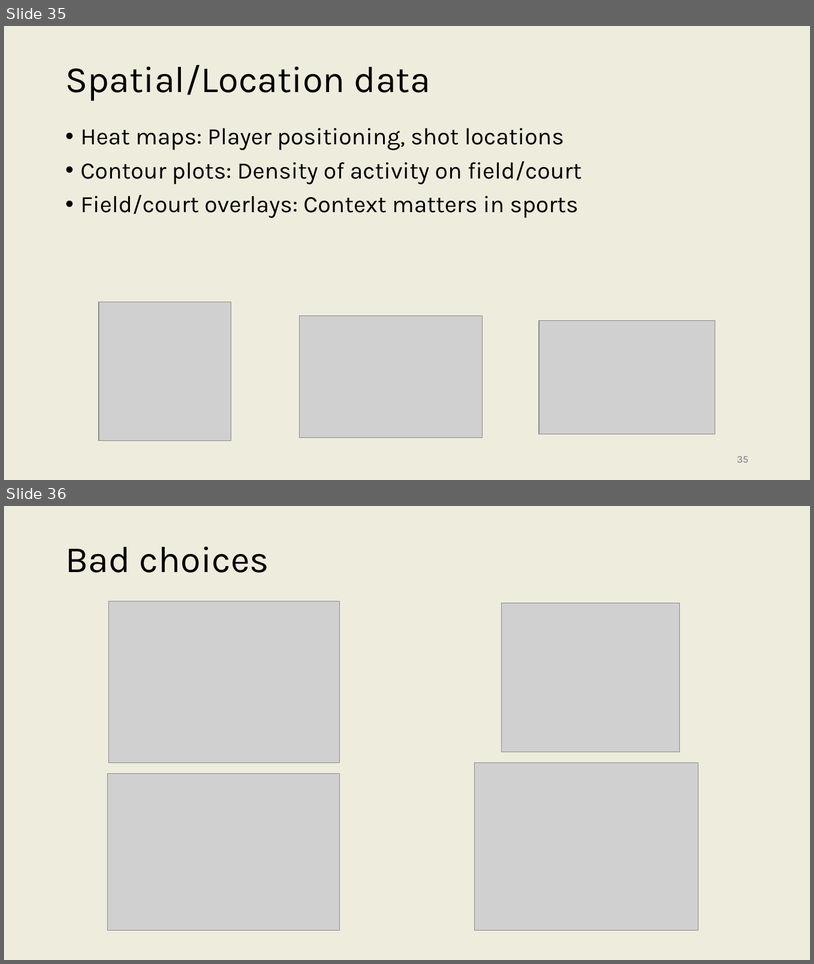
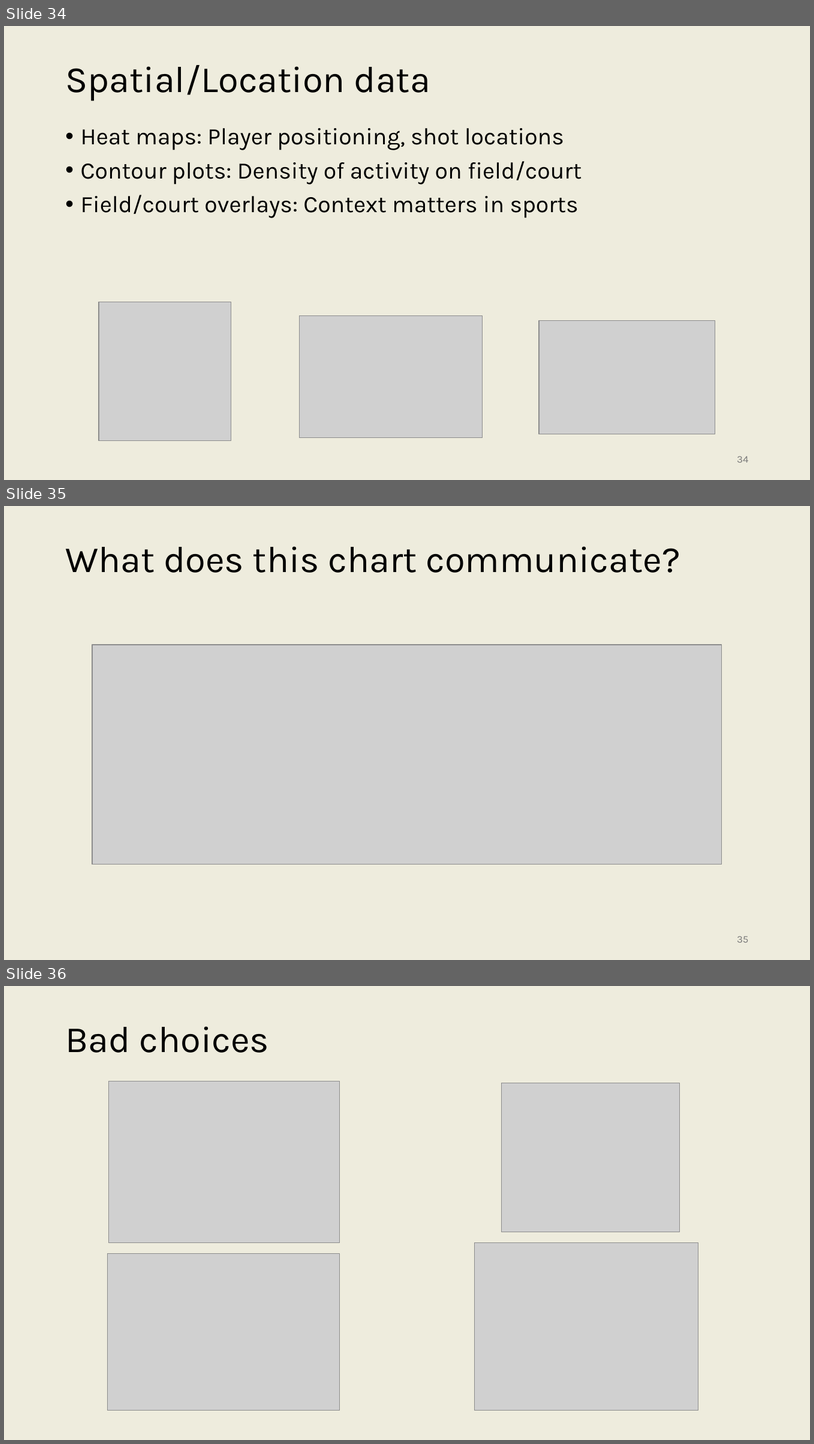
Before and after one commit to onishisaryu/HES-3000-Sports-Data-Analytics, a slide deck: pptx/Lecture7.pptx. Shown one above the other, each under a label of ours: slides 35 and 36 before the commit, slides 34, 35 and 36 after it. The pictures are 814x964 and 814x1444 pixels, drawn with LibreOffice and Linux fonts; fonts in the diff are those of the drawing; grey boxes stand for pictures. Boxes give left, top, right and bottom in pixels: in the first picture for what was removed or moved away, otherwise in the second. Text is boxed around its words. In the diff, an @@ line names an element or a change of style, - is before the commit and + after.

```diff
--- a/pptx/Lecture7.pptx
+++ b/pptx/Lecture7.pptx
@@ slide 35 added at <box>4,506,810,960</box>, background #EEECDD @@
@@ title added at <box>65,546,680,573</box>, 44 pt, text #000000 @@
+What does this chart communicate?
@@ picture added at <box>92,645,723,864</box> @@
@@ page number added at <box>737,936,749,942</box>, 12 pt, text #797979 @@
+35
@@ what was slide 35 is now slide 34 @@
@@ page number at <box>737,456,749,462</box>: text changed @@
-35
+34
```
Also in this commit, not shown: 1 slide changed, 1 slide removed, 2 other files.
